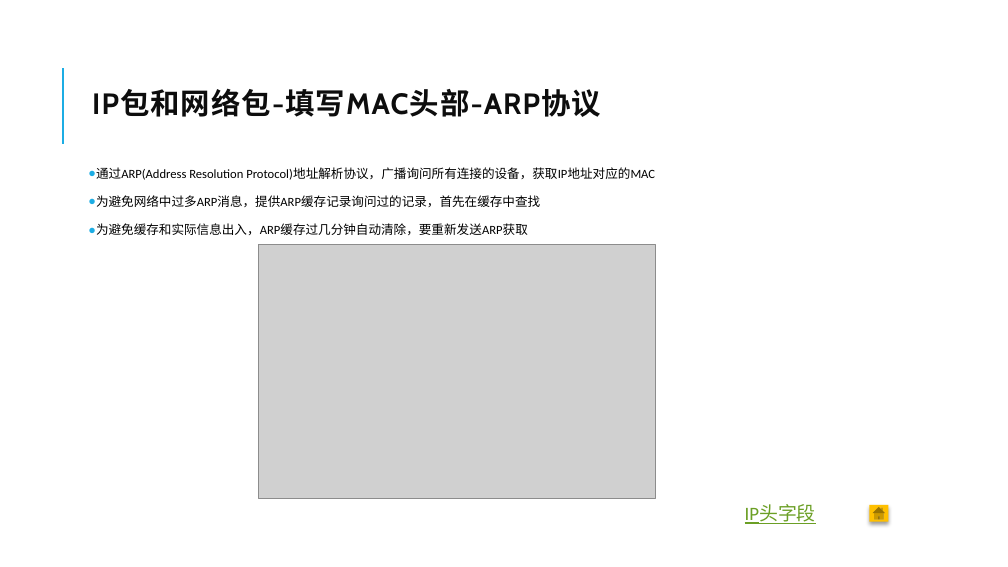
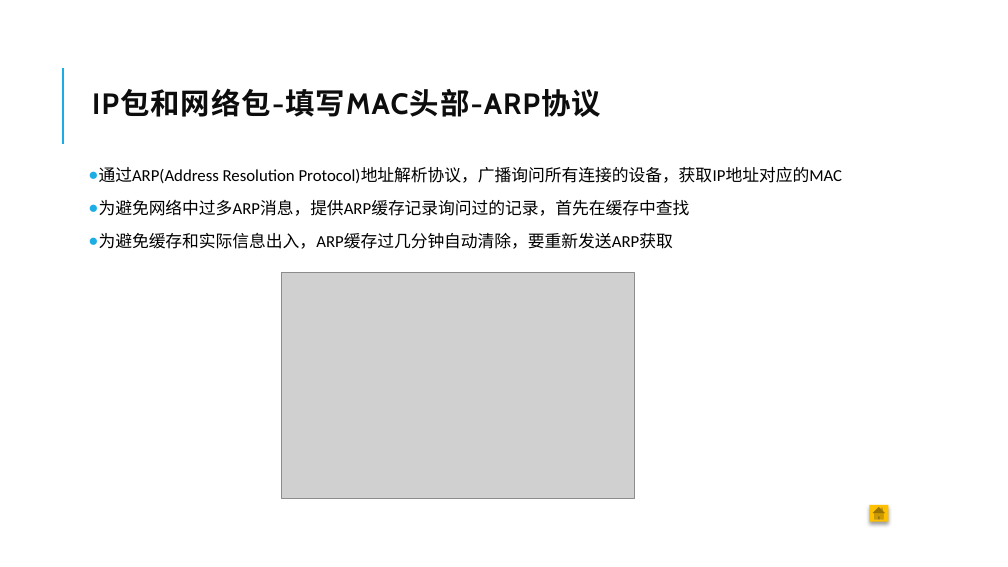
Before and after one commit to sleepingWhiteFish/CAGST, a slide deck: slide 44 of 网络是怎样连接的.pptx. Drawn at 1008x567 pixels with LibreOffice and Linux fonts; fonts in the diff are those of the drawing; grey boxes stand for pictures. Boxes give left, top, right and bottom in pixels: in the first picture for what was removed or moved away, otherwise in the second. Text is boxed around its words. In the diff, an @@ line names an element or a change of style, - is before the commit and + after.

```diff
--- a/网络是怎样连接的.pptx
+++ b/网络是怎样连接的.pptx
@@ text "通过ARP(Address Resolution Protocol)地址解析协议，广播询问所有连接的设备，获取IP地址对 ..." at bbox=[99, 167, 843, 249]: size 12 to 16 pt @@
@@ picture: place and size @@
-picture at bbox=[259, 244, 656, 498]
+picture at bbox=[282, 273, 634, 498]
@@ text removed at bbox=[745, 505, 816, 524] @@
-IP头字段
```
Also in this commit, not shown: 21 other slides changed, 6 slides added, 11 slides removed.
